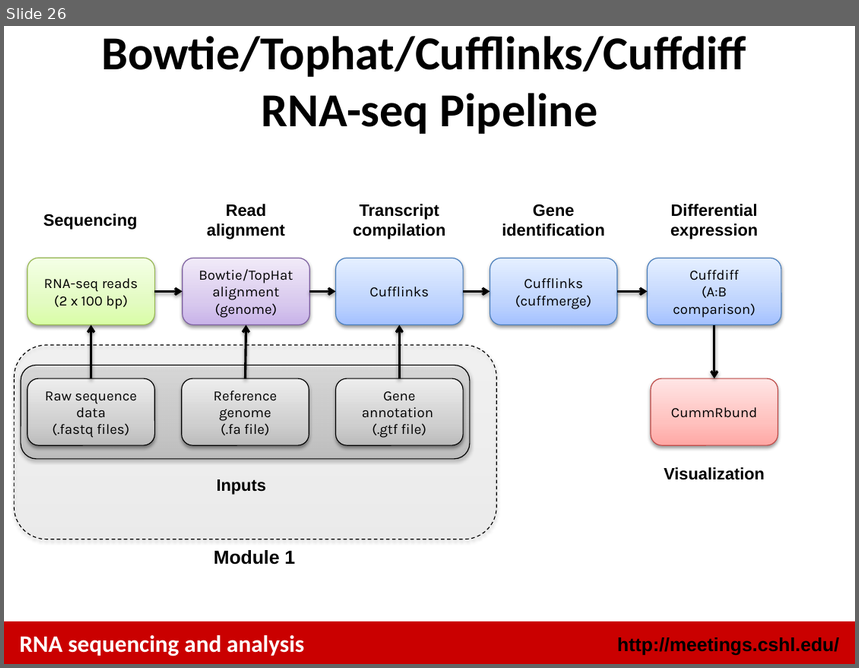
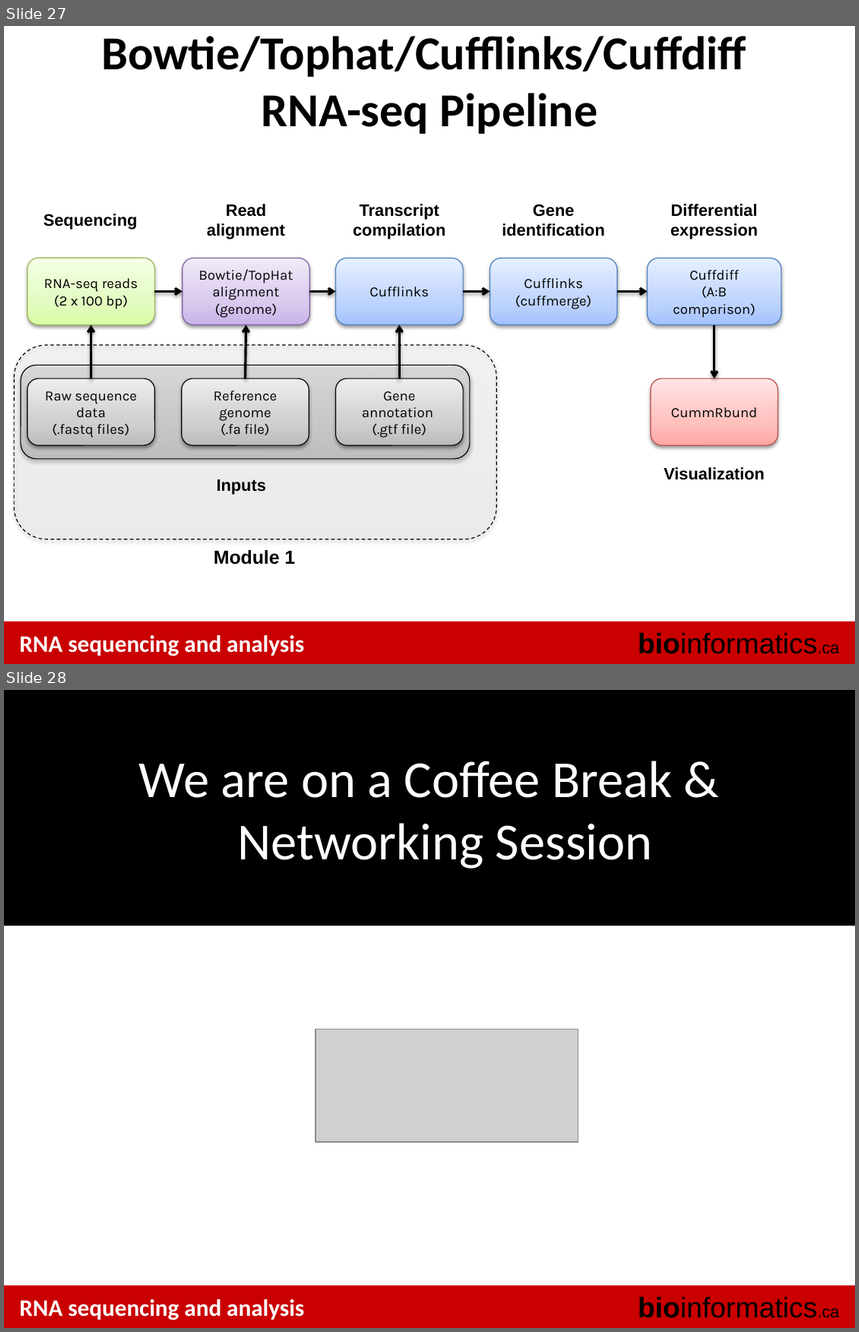
Before and after one commit to griffithlab/rnaseq_tutorial_wiki, a slide deck: LectureFiles/cbw/2016/RNASeq_Module1_Lecture.pptx. Shown one above the other, each under a label of ours: slide 26 before the commit, slides 27 and 28 after it. The pictures are 859x668 and 859x1332 pixels, drawn with LibreOffice and Linux fonts; fonts in the diff are those of the drawing; grey boxes stand for pictures. Boxes give left, top, right and bottom in pixels: in the first picture for what was removed or moved away, otherwise in the second. Text is boxed around its words. In the diff, an @@ line names an element or a change of style, - is before the commit and + after.

```diff
--- a/LectureFiles/cbw/2016/RNASeq_Module1_Lecture.pptx
+++ b/LectureFiles/cbw/2016/RNASeq_Module1_Lecture.pptx
@@ slide 28 added at <box>4,690,855,1328</box>, background #FFFFFF; not listed: 2 template elements that a slide beside it also shows @@
@@ text added at <box>4,690,855,926</box>, fill #000000, 44 pt, text #FFFFFF @@
+We are on a Coffee Break & Networking Session
@@ picture added at <box>316,1030,579,1143</box> @@
@@ text added at <box>19,1300,304,1321</box>, 20 pt, text #FFFFFF, bold @@
+RNA sequencing and analysis
@@ what was slide 26 is now slide 27 @@
@@ slide 27 changed as well @@
@@ text removed at <box>617,638,839,656</box> @@
-http://meetings.cshl.edu/
@@ text added at <box>638,633,840,655</box>, 24 pt, text #000000 @@
+bioinformatics.ca
```
Also in this commit, not shown: 24 other slides changed, 2 other slides added, 2 slides removed, 1 other file.
